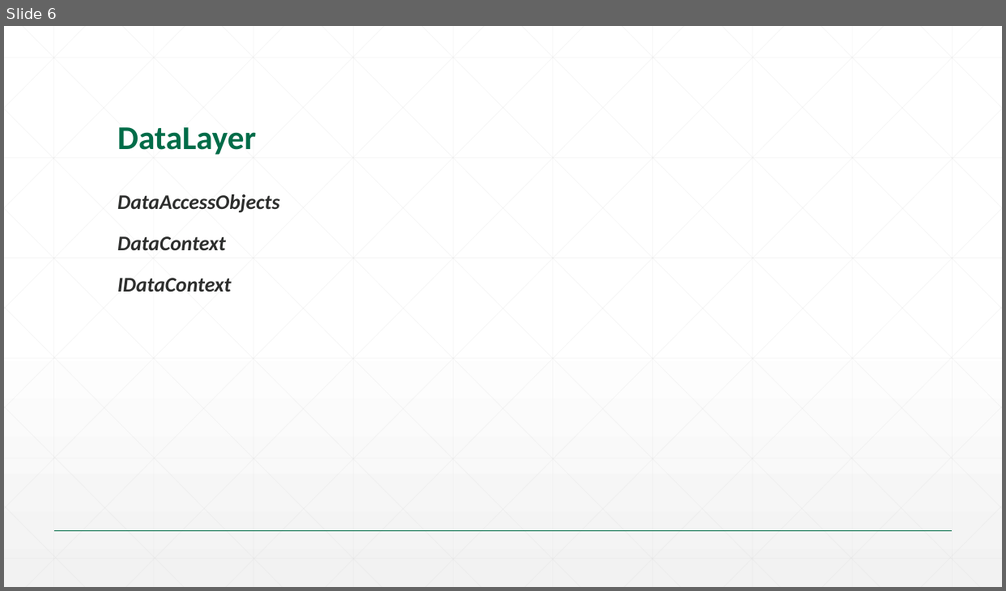
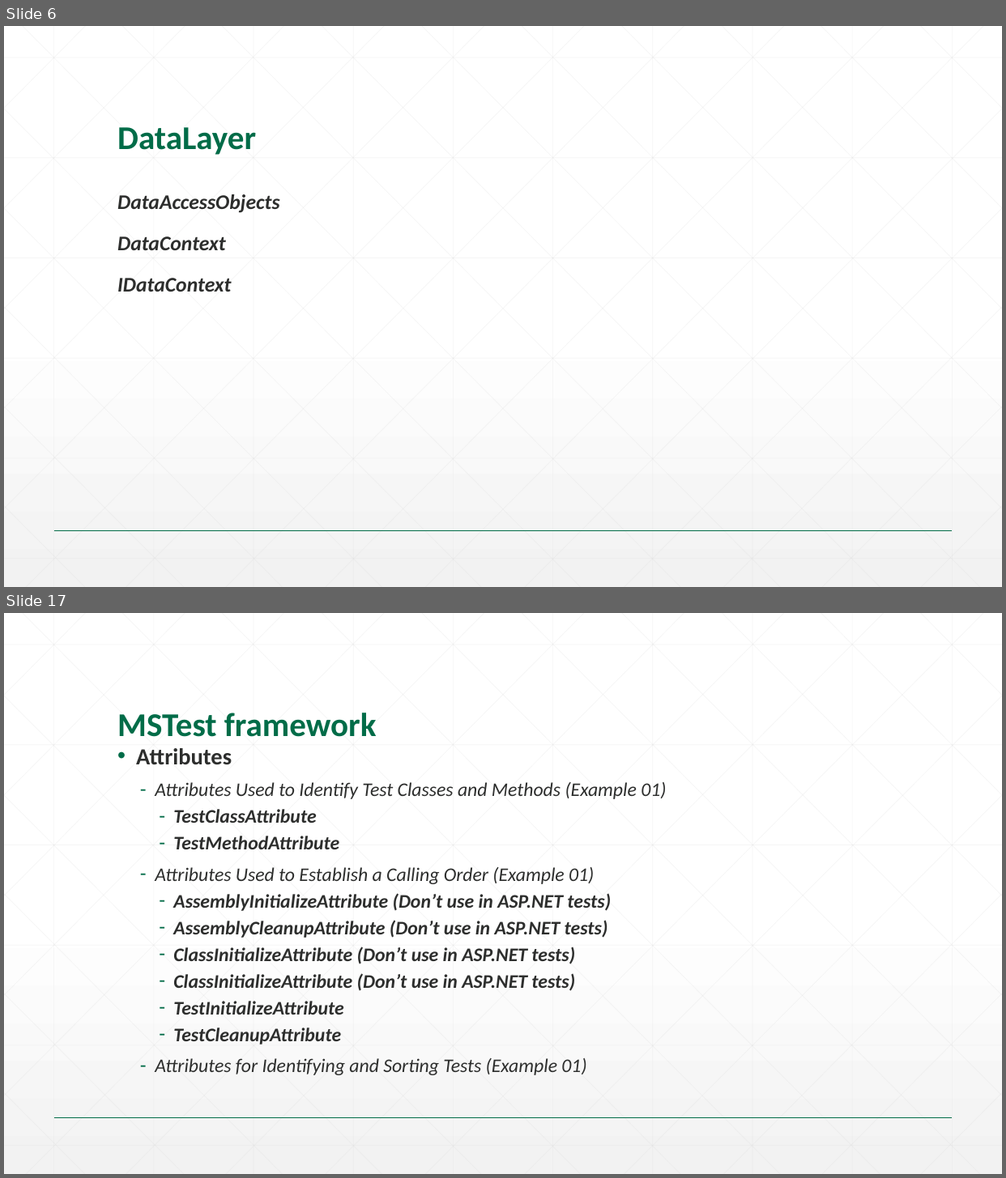
Before and after one commit to dragica/svs-talent-2015, a slide deck: 04-SPA/Slides/01.02-Seavus Talent Program_SPA.pptx. Shown one above the other, each under a label of ours: slide 6 before the commit, slides 6 and 17 after it; the slides between them are not shown. The pictures are 1006x591 and 1006x1178 pixels, drawn with LibreOffice and Linux fonts; fonts in the diff are those of the drawing; background and template pictures are left out. Boxes give left, top, right and bottom in pixels: in the first picture for what was removed or moved away, otherwise in the second. Text is boxed around its words. In the diff, an @@ line names an element or a change of style, - is before the commit and + after.

```diff
--- a/04-SPA/Slides/01.02-Seavus Talent Program_SPA.pptx
+++ b/04-SPA/Slides/01.02-Seavus Talent Program_SPA.pptx
@@ slide 17 added at bbox=[4, 613, 1002, 1174], background gradient #FFFFFF to #F2F2F2; not listed: 47 template elements that a slide beside it also shows @@
@@ title added at bbox=[117, 713, 376, 737], 32 pt, text #016C48, bold @@
+MSTest framework
@@ text added at bbox=[136, 748, 666, 1076], 18.5 pt, text #2D2E2D, bold, italic @@
+• Attributes
+  – Attributes Used to Identify Test Classes and Methods (Example 01)
+    – TestClassAttribute
+    – TestMethodAttribute
+  – Attributes Used to Establish a Calling Order (Example 01)
+    – AssemblyInitializeAttribute (Don’t use in ASP.NET tests)
+    – AssemblyCleanupAttribute (Don’t use in ASP.NET tests)
+    – ClassInitializeAttribute (Don’t use in ASP.NET tests)
+    – ClassInitializeAttribute (Don’t use in ASP.NET tests)
+    – TestInitializeAttribute
+    – TestCleanupAttribute
+  – Attributes for Identifying and Sorting Tests (Example 01)
```
Also in this commit, not shown: 1 slide changed, 15 other slides added, 3 other files.
